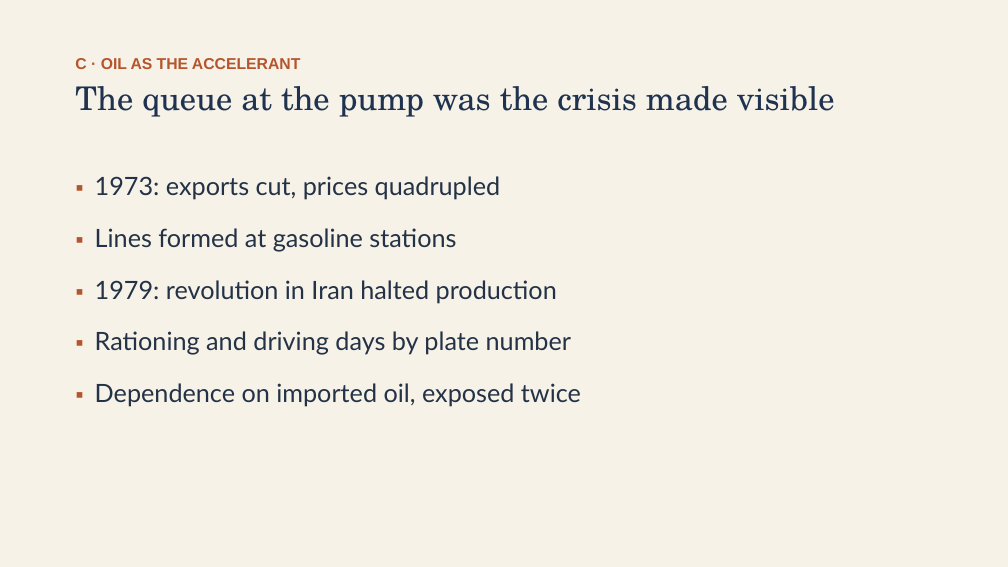
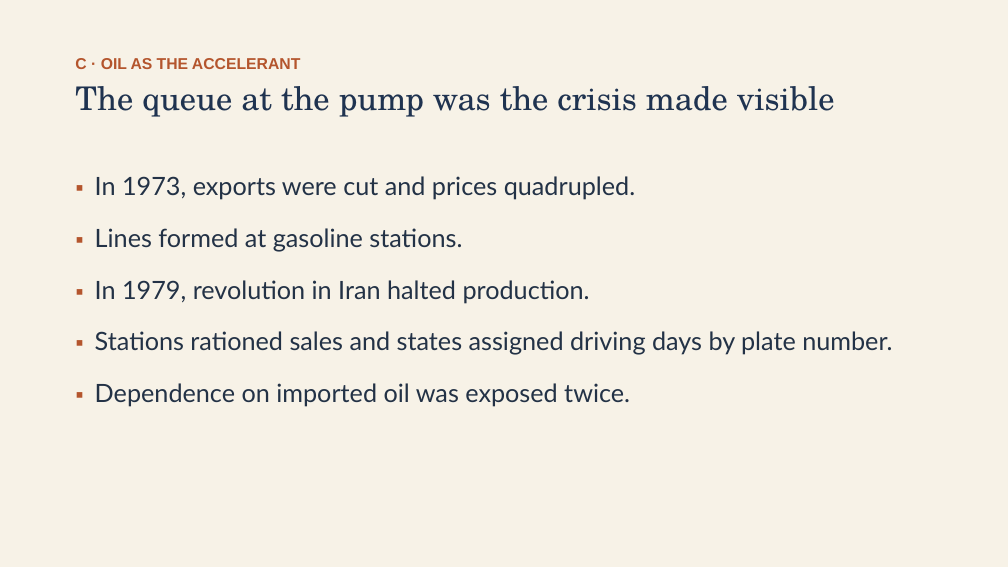
Before and after one commit to ab17gthb/humanities-curriculum-group, a slide deck: slide 11 of modern-america/lesson-01/lesson-01-slides.pptx. Drawn at 1008x567 pixels with LibreOffice and Linux fonts; fonts in the diff are those of the drawing. Boxes give left, top, right and bottom in pixels: in the first picture for what was removed or moved away, otherwise in the second. Text is boxed around its words. In the diff, an @@ line names an element or a change of style, - is before the commit and + after.

```diff
--- a/modern-america/lesson-01/lesson-01-slides.pptx
+++ b/modern-america/lesson-01/lesson-01-slides.pptx
@@ text at [95,176,892,406]: text changed @@
-▪ 1973: exports cut, prices quadrupled
-▪ Lines formed at gasoline stations
-▪ 1979: revolution in Iran halted production
-▪ Rationing and driving days by plate number
-▪ Dependence on imported oil, exposed twice
+▪ In 1973, exports were cut and prices quadrupled.
+▪ Lines formed at gasoline stations.
+▪ In 1979, revolution in Iran halted production.
+▪ Stations rationed sales and states assigned driving days by plate number.
+▪ Dependence on imported oil was exposed twice.
```
Also in this commit, not shown: 8 other slides changed, 6 other files.
